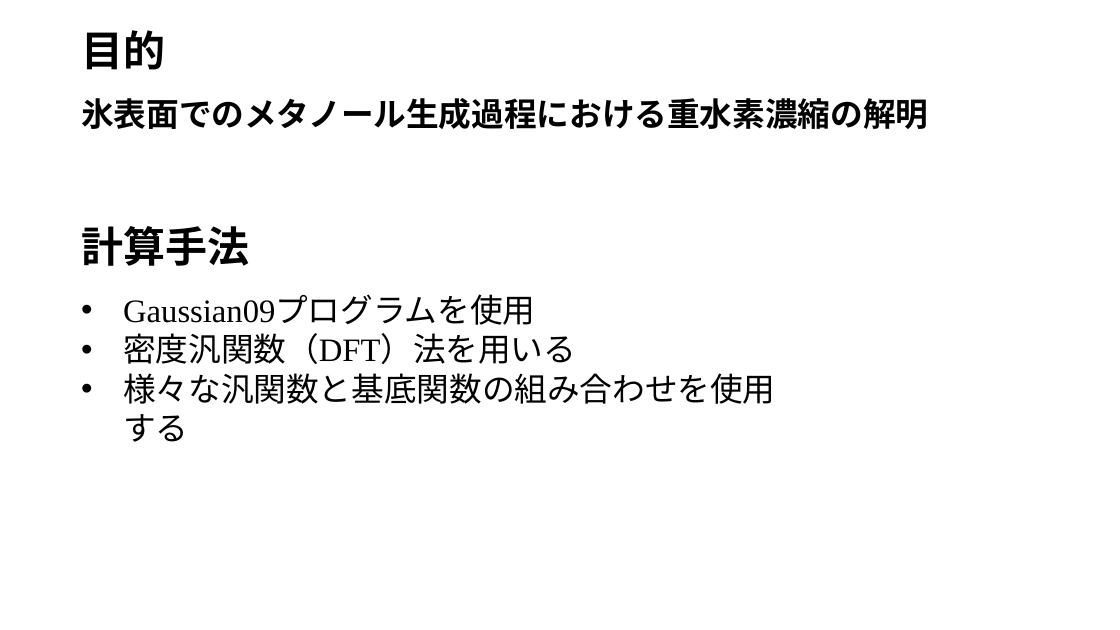
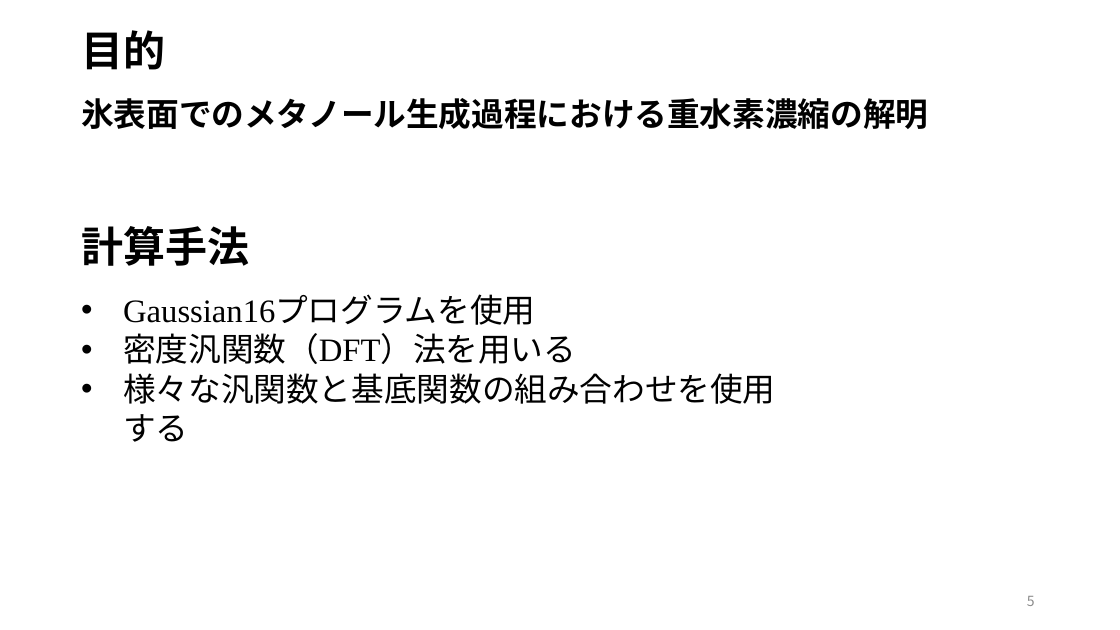
Before and after one commit to tabiseal/Qpcdata, a slide deck: slide 5 of 20231209.pptx. Drawn at 1120x630 pixels with LibreOffice and Linux fonts; fonts in the diff are those of the drawing. Boxes give left, top, right and bottom in pixels: in the first picture for what was removed or moved away, otherwise in the second. Text is boxed around its words. In the diff, an @@ line names an element or a change of style, - is before the commit and + after.

```diff
--- a/20231209.pptx
+++ b/20231209.pptx
@@ text at box(123, 296, 535, 325): text changed @@
-• Gaussian09プログラムを使用
+• Gaussian16プログラムを使用
@@ page number added at box(1027, 596, 1035, 606), 12 pt, text #8C8C8C @@
+5
```
Also in this commit, not shown: 11 other slides changed, 1 slide added, 1 slide removed.
